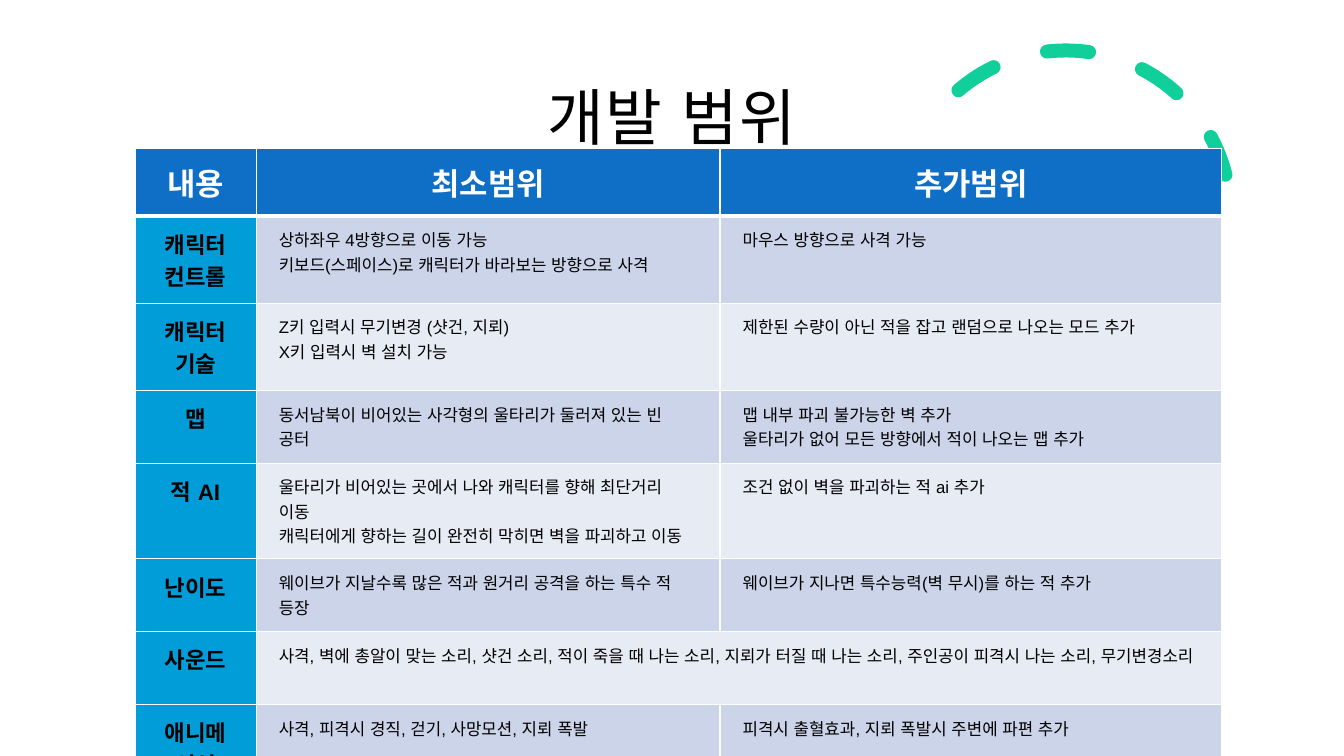
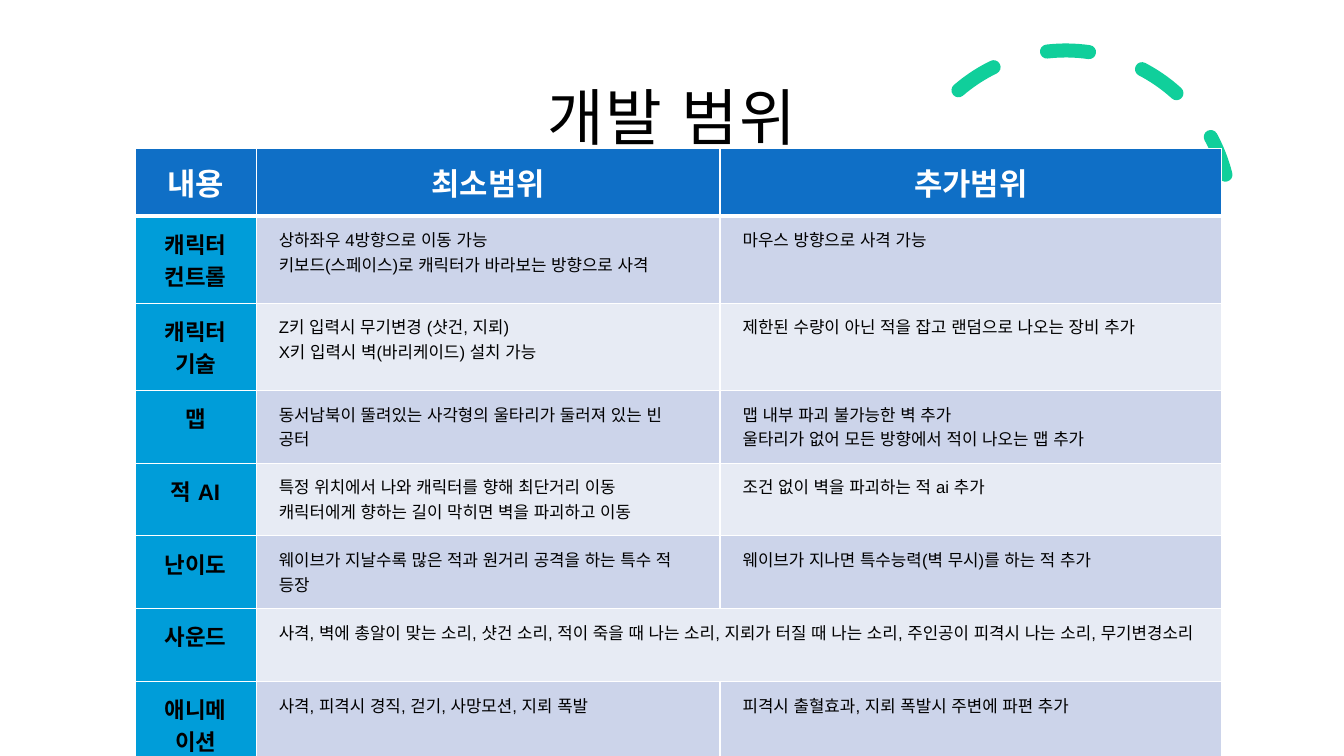
Before and after one commit to RootPHG/2019182018_2DGP_DRILL, a slide deck: slide 3 of 2D게임프로그래밍.pptx. Drawn at 1344x756 pixels with LibreOffice and Linux fonts; fonts in the diff are those of the drawing. Boxes give left, top, right and bottom in pixels: in the first picture for what was removed or moved away, otherwise in the second. Text is boxed around its words. In the diff, an @@ line names an element or a change of style, - is before the commit and + after.

```diff
--- a/2D게임프로그래밍.pptx
+++ b/2D게임프로그래밍.pptx
@@ table at bbox=[135, 149, 1222, 756] @@
-row 3, column 2: Z키 입력시 무기변경 (샷건, 지뢰) / X키 입력시 벽 설치 가능
+row 3, column 2: Z키 입력시 무기변경 (샷건, 지뢰) / X키 입력시 벽(바리케이드) 설치 가능
-row 3, column 3: 제한된 수량이 아닌 적을 잡고 랜덤으로 나오는 모드 추가
+row 3, column 3: 제한된 수량이 아닌 적을 잡고 랜덤으로 나오는 장비 추가
-row 4, column 2: 동서남북이 비어있는 사각형의 울타리가 둘러져 있는 빈 공터
+row 4, column 2: 동서남북이 뚤려있는 사각형의 울타리가 둘러져 있는 빈 공터
-row 5, column 2: 울타리가 비어있는 곳에서 나와 캐릭터를 향해 최단거리 이동 / 캐릭터에게 향하는 길이 완전히 막히면 벽을 파괴하고 이동
+row 5, column 2: 특정 위치에서 나와 캐릭터를 향해 최단거리 이동 / 캐릭터에게 향하는 길이 막히면 벽을 파괴하고 이동
```
Also in this commit, not shown: 1 other slide changed.
